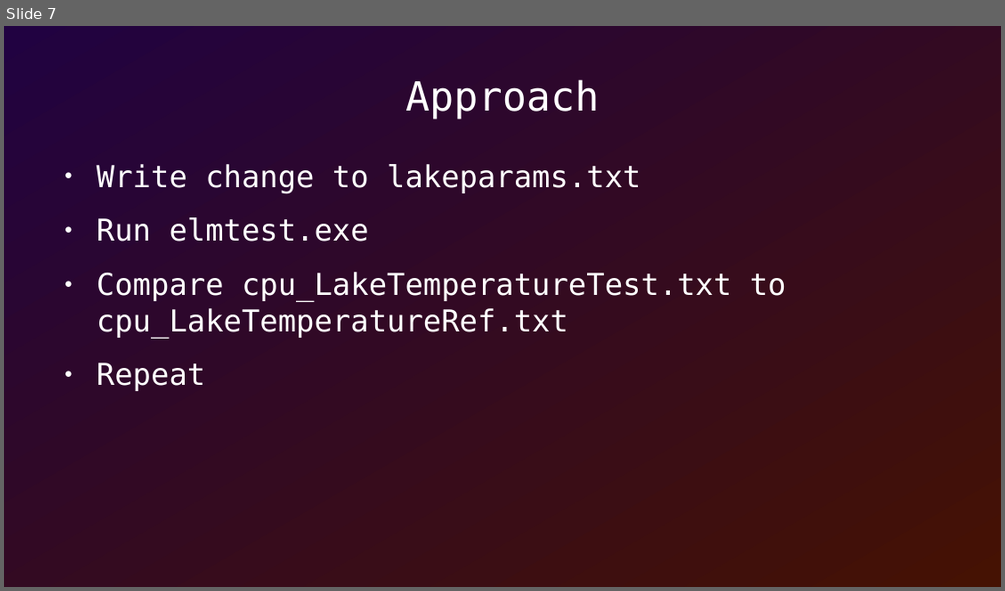
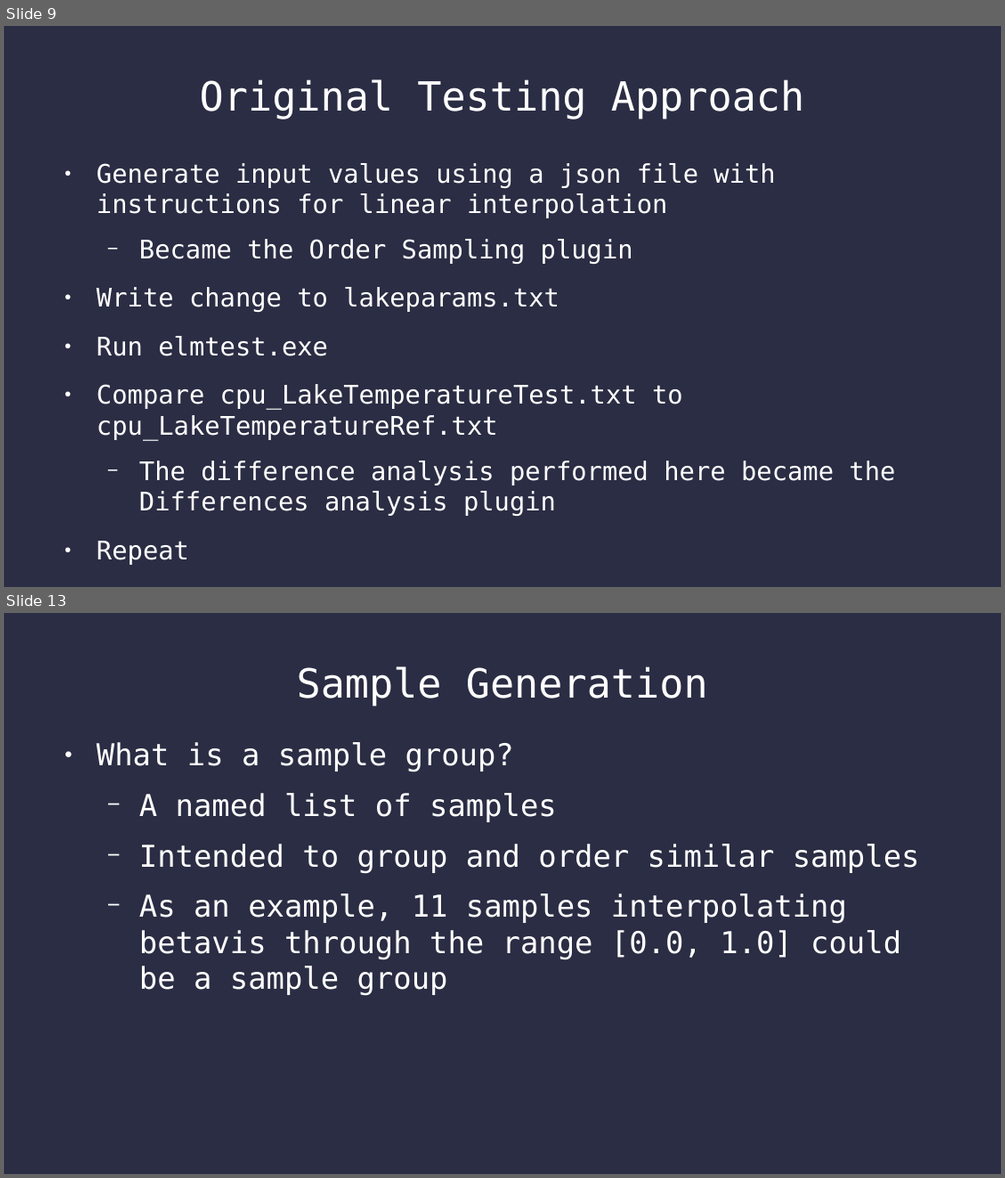
Before and after one commit to SamAllen06/lake_temp_work, a slide deck: documentation/lake_temperature.odp. Shown one above the other, each under a label of ours: slide 7 before the commit, slides 9 and 13 after it; the slides between them are not shown. The pictures are 1005x591 and 1005x1178 pixels, drawn with LibreOffice and Linux fonts; fonts in the diff are those of the drawing. Boxes give left, top, right and bottom in pixels: in the first picture for what was removed or moved away, otherwise in the second. Text is boxed around its words. In the diff, an @@ line names an element or a change of style, - is before the commit and + after.

```diff
--- a/documentation/lake_temperature.odp
+++ b/documentation/lake_temperature.odp
@@ slide 13 added at (4, 613, 1001, 1174), background #2A2D43 @@
@@ title added at (297, 666, 708, 706), 32 pt, text #FFFFFF @@
+Sample Generation
@@ text added at (97, 742, 920, 996), 24 pt, text #FFFFFF @@
+● What is a sample group?
+  − A named list of samples
+  − Intended to group and order similar samples
+  − As an example, 11 samples interpolating betavis through the range [0.0, 1.0] could be a sample group
@@ what was slide 7 is now slide 9 @@
@@ slide 9 changed as well @@
@@ background gradient #210241 to #451203 to #2A2D43 @@
@@ title at (200, 79, 804, 119): text changed @@
-Approach
+Original Testing Approach
@@ text at (97, 163, 775, 264): paragraphs added @@
+● Generate input values using a json file with instructions for linear interpolation
+  − Became the Order Sampling plugin
@@ text at (97, 287, 683, 440): size 24 to 20.4 pt in "Write change to lakeparams.txt", "Run elmtest.exe", "Compare cpu_LakeTemperatureTest.txt to cpu_LakeTemperatureRe ...", "Repeat" @@
@@ text at (139, 460, 895, 484): paragraph added @@
+  − The difference analysis performed here became the Differences analysis plugin
```
Also in this commit, not shown: 11 other slides changed, 11 other slides added, 6 slides removed, 1 other file.
